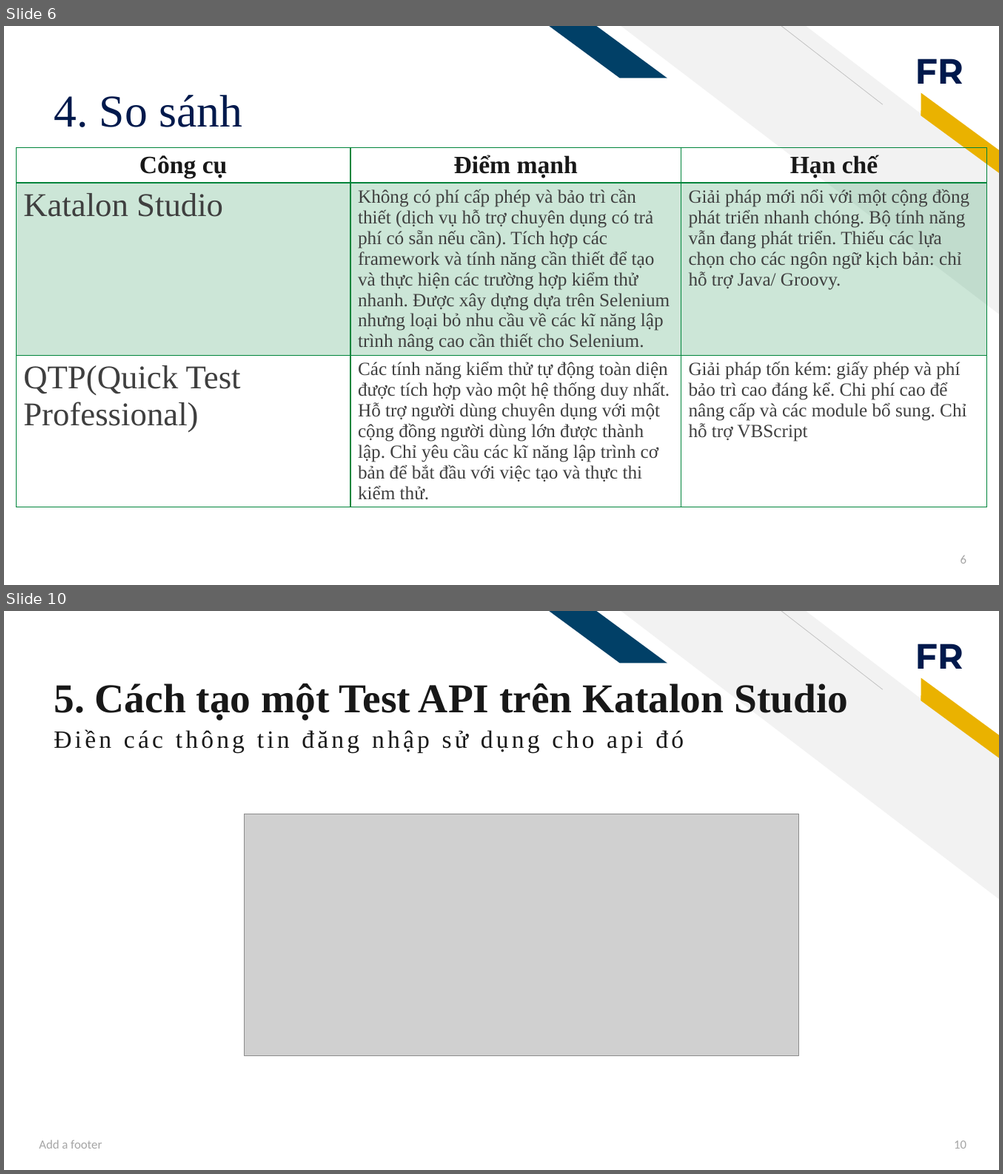
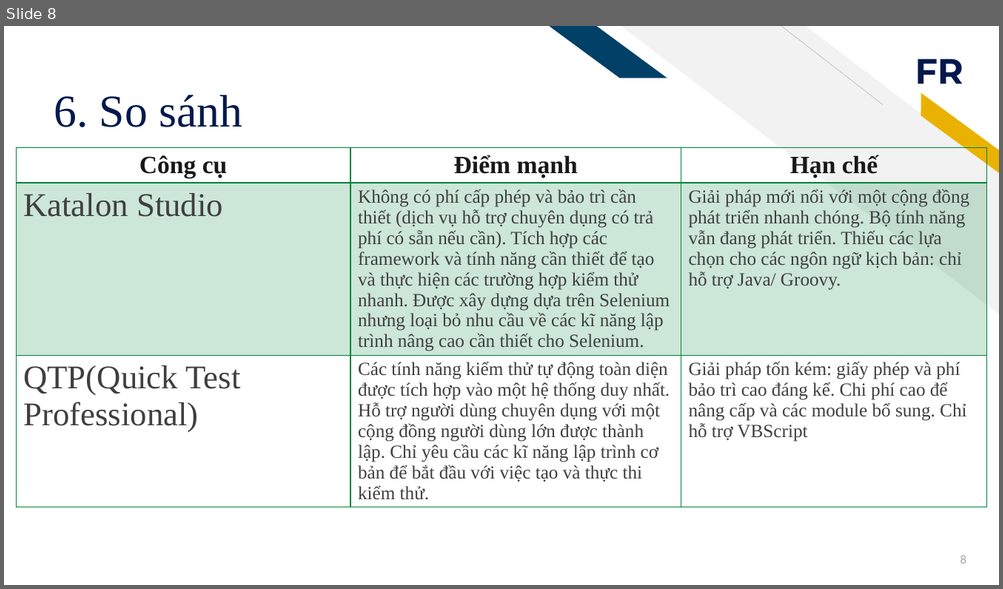
Before and after one commit to 0902535050/software_testing, a slide deck: Katalon-Studio-Testing API.pptx. Shown one above the other, each under a label of ours: slides 6 and 10 before the commit, slide 8 after it; the slides between them are not shown. The pictures are 1003x1174 and 1003x589 pixels, drawn with LibreOffice and Linux fonts; fonts in the diff are those of the drawing; grey boxes stand for pictures. Boxes give left, top, right and bottom in pixels: in the first picture for what was removed or moved away, otherwise in the second. Text is boxed around its words. In the diff, an @@ line names an element or a change of style, - is before the commit and + after.

```diff
--- a/Katalon-Studio-Testing API.pptx
+++ b/Katalon-Studio-Testing API.pptx
@@ slide 10 removed at [4,611,999,1170], background #FFFFFF; not listed: 5 template elements that a slide beside it also shows @@
@@ title removed at [54,684,848,720] @@
-5. Cách tạo một Test API trên Katalon Studio
@@ text removed at [54,729,683,753] @@
-Điền các thông tin đăng nhập sử dụng cho api đó
@@ picture removed at [244,814,799,1056] @@
@@ text removed at [39,1140,102,1149] @@
-Add a footer
@@ page number removed at [953,1141,966,1149] @@
-10
@@ what was slide 6 is now slide 8 @@
@@ slide 8 changed as well @@
@@ title at [54,95,242,127]: text changed @@
-4. So sánh
+6. So sánh
@@ page number at [960,556,966,564]: text changed @@
-6
+8
```
Also in this commit, not shown: 6 other slides changed, 7 slides added, 6 other slides removed.
